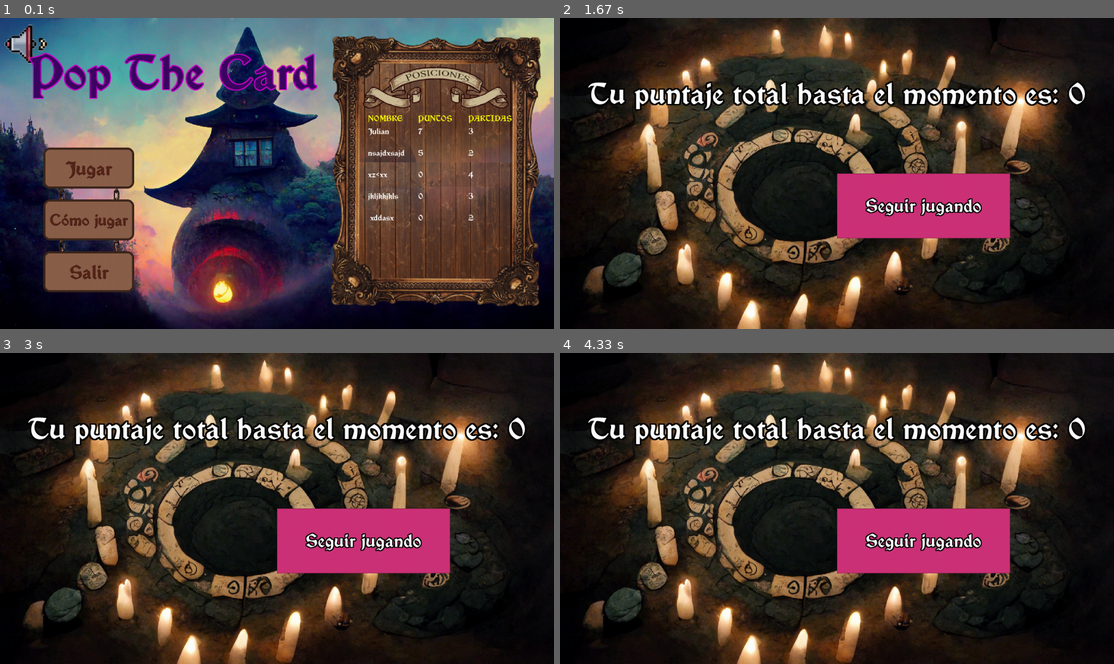
Above: before the commit, frames 1-4 (two rows, left to right).
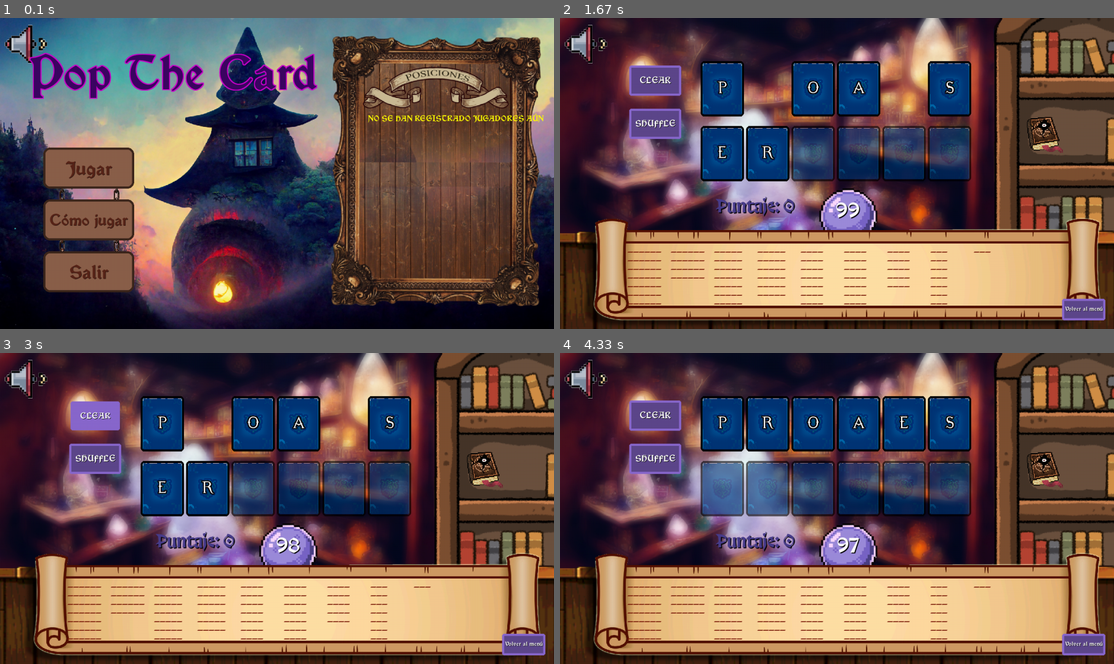
Above: after the commit, the same moments.

Repository: juliancz-a/SP_GRUPO_5_Pygame
Game: pygame game, started from code/main.py
Two runs of this game, one before a commit and one after it. Both use one fixed random seed, a clock stepped at 60 frames per second and the inputs below.
Inputs (mouse positions are in pixels of both pictures, inside the frame that each line leads up to):
- Up to frame 1 (0.1 s): no input
- Up to frame 2 (1.67 s): click "Jugar" at 0.38 s; click (920, 64) at 0.72 s; press the mouse at (1080, 310) at 1.03 s; move the mouse to (920, 207) at 1.13 s; release the mouse at (759, 108) at 1.27 s
- Up to frame 3 (3 s): press the mouse at (94, 415) at 2.87 s; move the mouse to (94, 412) at 2.97 s
- Up to frame 4 (4.33 s): release the mouse at (659, 412) at 3.1 s; press the mouse at (720, 486) at 3.2 s; move the mouse to (803, 477) at 3.3 s; release the mouse at (892, 464) at 3.43 s

The runs differ from the first frame. In frame 1, 0.8% of the frame differs, in the area x 66-99%, y 30-66%; in frame 2, 91%; in frame 3, 91%; in frame 4, 91%, in the area x 0-100%, y 0-100%.

Commit message:
arreglo matrixz

Diff:
--- a/code/constantes.py
+++ b/code/constantes.py
@@ -47,7 +47,8 @@
 PLAY_BACKGROUND_2 = r"code\data\img\play_bg2.png"
 PLAY_BACKGROUND_3 = r"code\data\img\play_bg3.png"
 HELP_BACKGROUND = r"code\data\img\Grimoire_blur.jpg"
-FINISH_MATCH_BACKGROUND = r"code\data\img\Runes 3.png"
+FINISH_MATCH_BACKGROUND = r"code\data\img\finish_match_bg.png"
+SET_SCORE_BACKGROUND = r"code\data\img\set_Score_bg.png"
 
 # SONIDO
 PRESS_SOUND = r"code\data\sound\press_button.wav"
@@ -59,7 +60,7 @@
 FINISH_MATCH_MUSIC = r"code\data\sound\finishmatch_music.mp3"
 
 #MAX_TIME_MATCH
-TIEMPO_LIMITE = 1
+TIEMPO_LIMITE = 100
 
 #CONFIG PATH
 SCOREBOARD_PATH = r"code\data\config\scoreboard.csv"
--- a/code/data/config/assets_cfg.py
+++ b/code/data/config/assets_cfg.py
@@ -79,7 +79,7 @@
                "text" : []
                }
 
-timer = {"box": Box((618, 420), (50,50)),
+timer = {"box": Box((640, 420), (50,50)),
         "colors": [],
         "config" : [],
         "text" : []
@@ -133,18 +133,32 @@
             "colors" : ["white", "grey66", "grey1"],
             "config" : [5, 5],
             "text" : [],
-            "interaction" : True
+            "interaction" : False
                 }
 
+submit_button = {"box" :  Box((500, 575), (275,50)),
+                "colors" : ["mediumpurple4", "mediumpurple3", "mediumpurple3"],
+                "config" : [],
+                "text" : [],
+                "interaction" : False}
+
 game_over_title = {
-            "box" :  Box((230, 20), (400,150)),
+            "box" :  Box((0, 20), (400,150)),
             "colors" : [],
             "config" : [],
             "text" : ["Registra tu nombre", "white", FUENTE_1, 60, "border", 2, "grey55", True],
             "interaction" : False
+}
 
-}
-REGISTER_SCORE_ASSETS = [input_box, game_over_title]
+nickname  = {
+            "box" :  Box((505,502), (200,20)),
+            "colors" : [],
+            "config" : [],
+            "text" : [],
+            "interaction" : False}
+
+set_score_bg = {"image" : Image(SET_SCORE_BACKGROUND, (0,0), (1280,720))}
+REGISTER_SCORE_ASSETS = [input_box, submit_button, game_over_title, nickname, set_score_bg]
 
 #HELP SCENE ASSETS
 back_button = {"box": Box((1110,600), (150,100)),
--- a/code/data/config/scoreboard.csv
+++ b/code/data/config/scoreboard.csv
@@ -1,6 +1 @@
 nombre,puntos,partidas
-Julian,7,3
-nsajdxsajd,5,2
-xz<xx,0,4
-jkljkkjkls,0,3
- xddasx,0,2
--- a/code/game_states/class_setscore.py
+++ b/code/game_states/class_setscore.py
@@ -20,13 +20,7 @@
         self.score_promedio = operacion(score, match, lambda x, y: x // y)
         self.score_text = (f"Tu puntaje total es: {score}\nLa cantidad de partidas jugadas es: {match}\nTu puntaje final es de: {self.score_promedio}")
 
-        self.nickname =  Box((self.input_box.rectangulo.x + 5, self.input_box.rectangulo.y + 2), (200,20))
         self.nickname_text = ""
-
-        self.submit_button = Box((self.input_box.rectangulo.centerx - 275 // 2, self.input_box.rectangulo.y + 75), (275,50))
-
-        self.background = Image(r"code\data\img\Runes 3.png", (0,0), (1280,720))
-        self.image_list = [self.background]
 
         self.music = self.set_music()
 
@@ -36,8 +30,8 @@
     def init_assets(self):
         assets = {
             "input_box" : self.assets_config[0]["box"],
-            "game_over_title" : self.assets_config[1]["box"],
-            "submit_button" : self.assets_config[2]["box"],
+            "submit_button" : self.assets_config[1]["box"],
+            "game_over_title" : self.assets_config[2]["box"],
             "nickname" : self.assets_config[3]["box"],
             "background" : self.assets_config[4]["image"]
         }
@@ -46,23 +40,24 @@
 
     def render(self):
 
-        set_buttons_colors(self.box_list, self.setscore_assets)
+        box_list = [self.assets["input_box"], self.assets["submit_button"], self.assets["game_over_title"]]
+        self.assets["game_over_title"].rectangulo.centerx = self.surface.get_width() // 2
 
-        self.title.rectangulo.centerx = self.surface.get_width() // 2
+        set_buttons_colors(box_list, self.assets_config)
 
-        self.submit_button.set_color("mediumpurple4", "mediumpurple3", "mediumpurple3")
+
         self.surface.fill("black")
 
-        draw_assets(self.surface, self.box_list, self.image_list, self.setscore_assets)
+        draw_assets(self.surface, box_list, [self.assets["background"]], self.assets_config)
 
         if len(self.nickname_text) > 3:
-            self.submit_button.draw_box(self.surface, 5, 5)
-            self.submit_button.draw_text(self.surface, "Listo", "grey90", FUENTE_1, 40, center=True)
+            self.assets["submit_button"].draw_box(self.surface, 5, 5)
+            self.assets["submit_button"].draw_text(self.surface, "Listo", "grey90", FUENTE_1, 40, center=True)
 
         if len(self.nickname_text) == 0:
-            self.nickname.draw_text(self.surface, " Nombre:", "gray59", FUENTE_1, 60)
+            self.assets["nickname"].draw_text(self.surface, " Nombre:", "gray59", FUENTE_1, 60)
         else:
-            self.nickname.draw_text(self.surface, self.nickname_text, "black", FUENTE_1, 60)
+            self.assets["nickname"].draw_text(self.surface, self.nickname_text, "black", FUENTE_1, 60)
 
         render_multi_line(self.surface, self.score_text, 610, 250, 200, center_text= True)
 
@@ -72,13 +67,13 @@
         submit = False
 
         if event.type == pygame.MOUSEBUTTONDOWN:
-            if self.input_box.rectangulo.collidepoint(event.pos):
+            if self.assets["input_box"].rectangulo.collidepoint(event.pos):
                 self.activo = not self.activo
 
         self.nickname_text = handle_input_event(self.activo, event, self.nickname_text, 10)
 
         if len(self.nickname_text) > 3:
-            submit = self.submit_button.interaction(event)
+            submit = self.assets["submit_button"].interaction(event)
 
         if submit:
             self.option = 0
--- a/code/game_tools/draw_functions.py
+++ b/code/game_tools/draw_functions.py
@@ -20,8 +20,8 @@
     for image in images_list:
         image.draw_image(surface)
 
-def draw_assets(surface, button_list, images_list, list_cfg, conditionals = False):
+def draw_assets(surface, box_list, images_list, list_cfg, conditionals = False):
 
     draw_images(surface, images_list)
-    draw_boxes(surface, button_list, list_cfg)
-    draw_boxes_text(surface, button_list, list_cfg)
+    draw_boxes(surface, box_list, list_cfg)
+    draw_boxes_text(surface, box_list, list_cfg)
--- a/code/game_tools/words.py
+++ b/code/game_tools/words.py
@@ -10,7 +10,7 @@
 
     for i in range (len(matrix)):
         printed = 0
-        y = 530
+        y = 520
         x += 100
         for j in range (len(matrix[i])):
 
@@ -32,8 +32,8 @@
                 y += 20
                 printed +=1
 
-                if printed == 6 and j != len(matrix[i]) - 1:
-                    y = 530
+                if printed == 7 and j != len(matrix[i]) - 1:
+                    y = 520
                     x += 100
                     printed = 0
             else:
Renamed: code/data/img/Runes 3.png -> code/data/img/set_Score_bg.png
